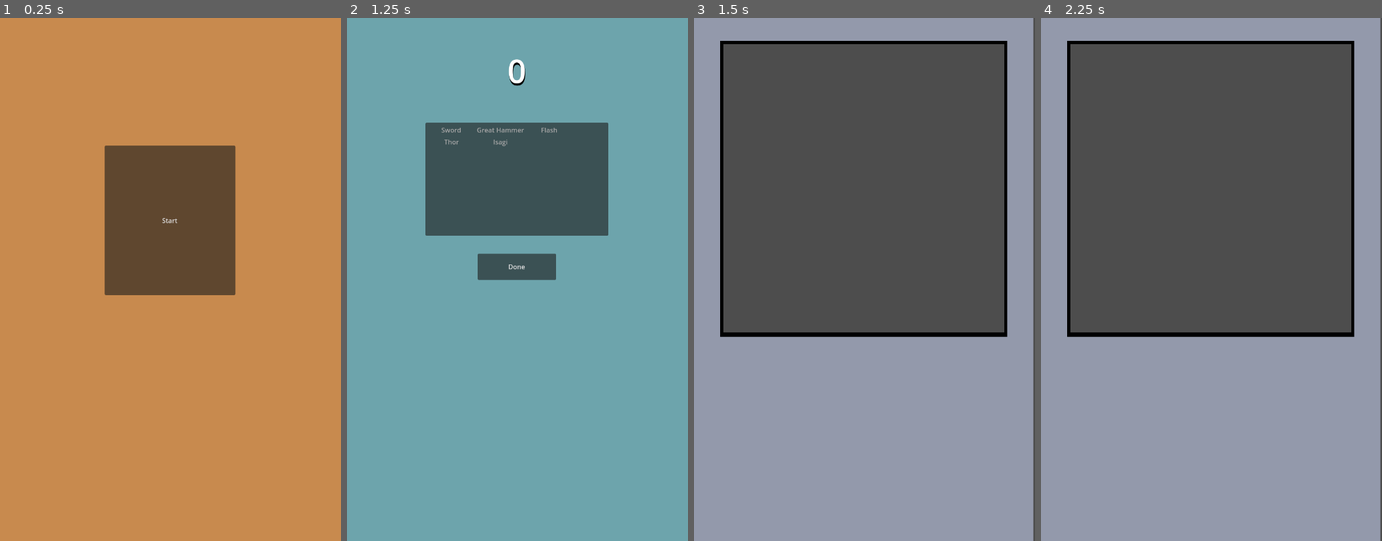
Above: before the commit, frames 1-4 (left to right).
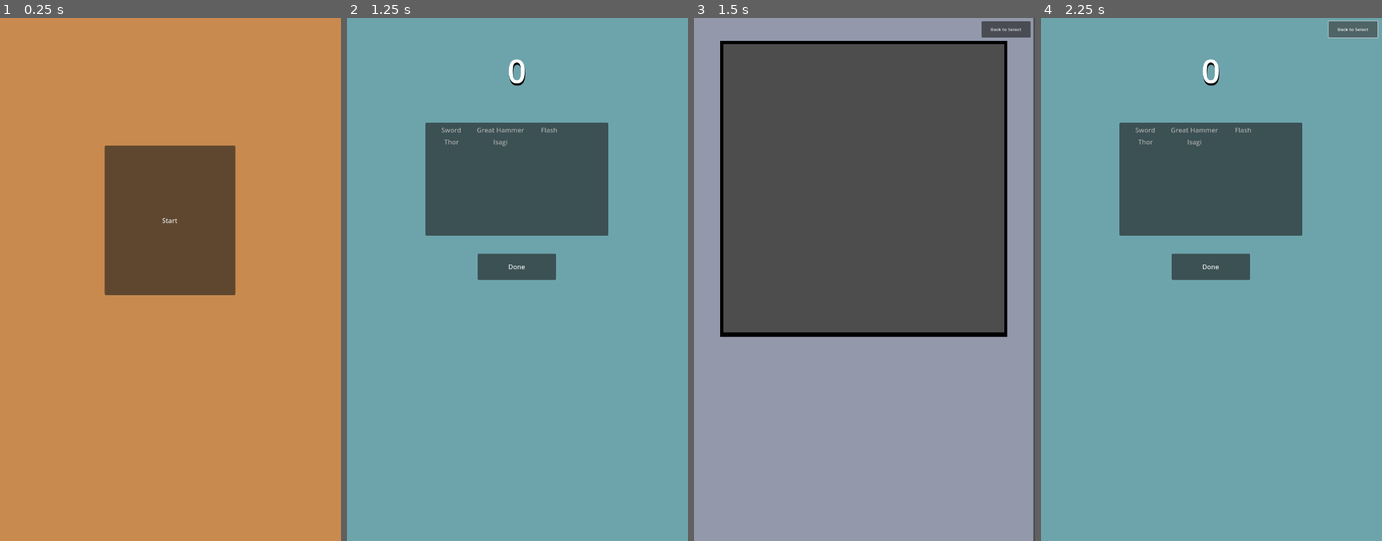
Above: after the commit, the same moments.

Repository: Odeguy/ball-fighting
Game: Godot game, scene res://game_main.tscn
Same seed, same stepped clock (60 frames per second), same inputs: the game is played once before the commit and once after it.
Inputs (mouse positions are in pixels of both pictures, inside the frame that each line leads up to):
- Up to frame 1 (0.25 s): no input
- Up to frame 2 (1.25 s): click "Start" at 0.5 s
- Up to frame 3 (1.5 s): click "Done" at 1.25 s
- Up to frame 4 (2.25 s): click (1354, 28) at 2 s, where only the run after the commit has a clickable "Back to Select"

Frames 1-2 are identical in both runs. In frame 3, 0.4% of the frame differs, in the area x 84-99%, y 0-4%; in frame 4, 87%, in the area x 0-100%, y 0-100%.

Commit message:
isagi's ball can't hurt him anymore

Diff:
--- a/ball_script.gd
+++ b/ball_script.gd
@@ -100,7 +100,7 @@
 	var opp = body.get_parent()
 	var enemyCollider = body.shape_owner_get_owner(body.shape_find_owner(body_shape_index))
 	var selfCollider = $RigidBody2D.shape_owner_get_owner($RigidBody2D.shape_find_owner(local_shape_index))
-	if enemyCollider is Weapon && selfCollider is not Weapon || opp is Ball && !opp.weapon  && selfCollider is not Weapon:
+	if enemyCollider is Weapon && selfCollider is not Weapon || opp is Ball && !opp.weapon  && selfCollider is not Weapon and opp.get_parent() != self:
 		health -= opp.attack + opp.speed_bonus
 		damage_effect(opp.attack + opp.speed_bonus)
 		hits += 1
--- a/balls/isagi_ball.tscn
+++ b/balls/isagi_ball.tscn
@@ -46,6 +46,7 @@
 lin_speed = 2
 health = 170
 attack = 3
+weapon = true
 
 [node name="Face" parent="RigidBody2D" index="1"]
 theme_override_styles/panel = SubResource("StyleBoxFlat_ea8hu")
--- a/battle_scene.tscn
+++ b/battle_scene.tscn
@@ -1,6 +1,7 @@
-[gd_scene load_steps=8 format=3 uid="uid://bb5o5pfrluj52"]
+[gd_scene load_steps=9 format=3 uid="uid://bb5o5pfrluj52"]
 
 [ext_resource type="Script" uid="uid://7o58tmeuqukg" path="res://battle_scene_script.gd" id="1_fw8re"]
+[ext_resource type="PackedScene" uid="uid://cod0lxjttge88" path="res://selection_screen.tscn" id="2_r5l0u"]
 
 [sub_resource type="PhysicsMaterial" id="PhysicsMaterial_fw8re"]
 
@@ -44,6 +45,7 @@
 [node name="battle_scene" type="Node2D"]
 scale = Vector2(0.702188, 0.574835)
 script = ExtResource("1_fw8re")
+selection_screen = ExtResource("2_r5l0u")
 
 [node name="StaticBody2D" type="StaticBody2D" parent="."]
 position = Vector2(40, 16)
@@ -94,3 +96,13 @@
 text = "3"
 horizontal_alignment = 1
 vertical_alignment = 1
+
+[node name="Button" type="Button" parent="."]
+z_index = 4096
+offset_left = 1002.58
+offset_top = 13.917
+offset_right = 1173.58
+offset_bottom = 82.917
+text = "Back to Select"
+
+[connection signal="pressed" from="Button" to="." method="_on_button_pressed"]
--- a/battle_scene_script.gd
+++ b/battle_scene_script.gd
@@ -5,6 +5,8 @@
 var arena_origin: Vector2
 var arena_size: Vector2
 var spawn_points: Array
+var fighting: Array
+@export var selection_screen: PackedScene
 
 func _ready() -> void:
 	balls = JSON.parse_string(FileAccess.get_file_as_string("res://balls.json"))
@@ -26,6 +28,7 @@
 	ball.position = pos
 	ball.set_collision_layer(layer)
 	add_child(ball)
+	fighting.append(ball)
 
 func countdown() -> void:
 	$Label.show()
@@ -35,3 +38,22 @@
 		await get_tree().create_timer(0.5).timeout
 	$Label.hide()
 	get_tree().paused = false
+
+
+func _on_button_pressed() -> void:
+	for ball in fighting:
+		fighting.erase(ball)
+		ball.queue_free()
+	var select_screen = selection_screen.instantiate()
+	add_sibling(select_screen)
+	var tween = create_tween()
+	tween.set_parallel()
+	tween.set_speed_scale(6)
+	tween.set_ease(Tween.EASE_OUT)
+	tween.tween_property($start_button, "modulate:a", 0, 1)
+	tween.tween_property($Panel, "modulate:a", 0, 2)
+	var selections: Array
+	selections = await select_screen.get_selections()
+	select_screen.hide()
+	select_screen.queue_free()
+	begin(selections)
--- a/main_menu_script.gd
+++ b/main_menu_script.gd
@@ -20,7 +20,7 @@
 	var selections: Array
 	selections = await select_screen.get_selections()
 	select_screen.hide()
-	remove_child(select_screen)
+	select_screen.queue_free()
 	return selections
 
 func battle(selections: Array):
